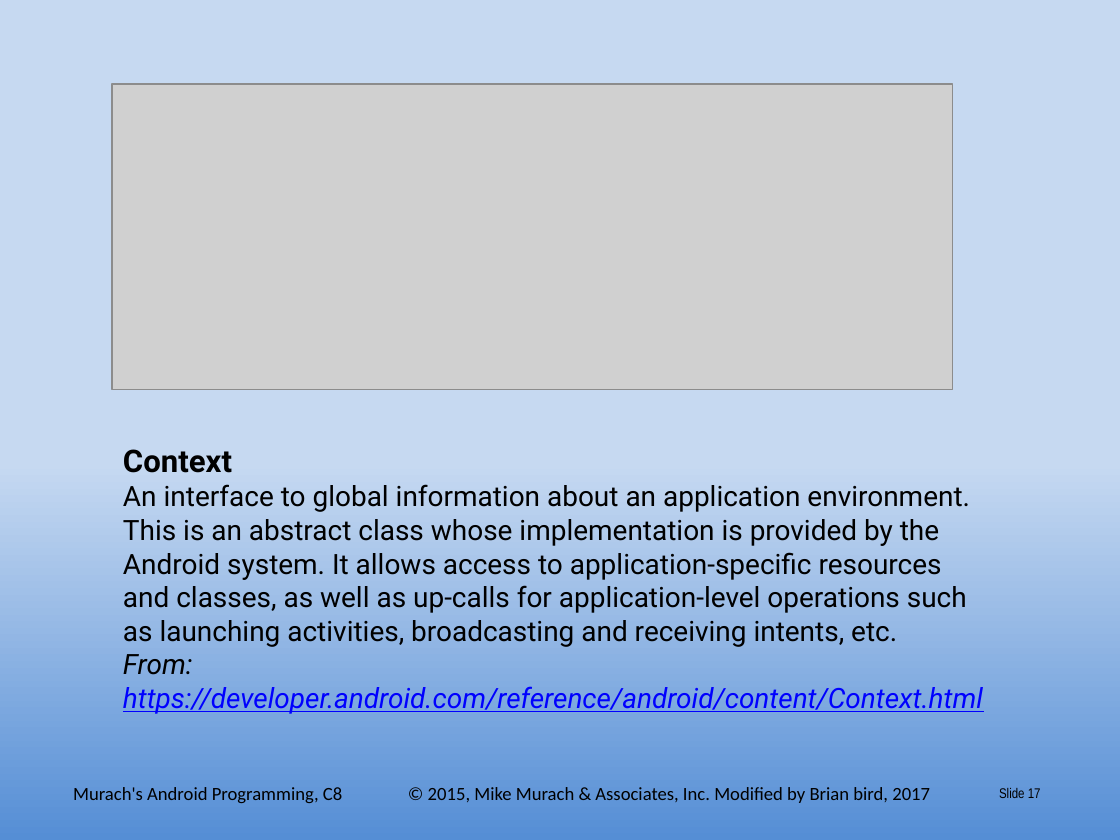
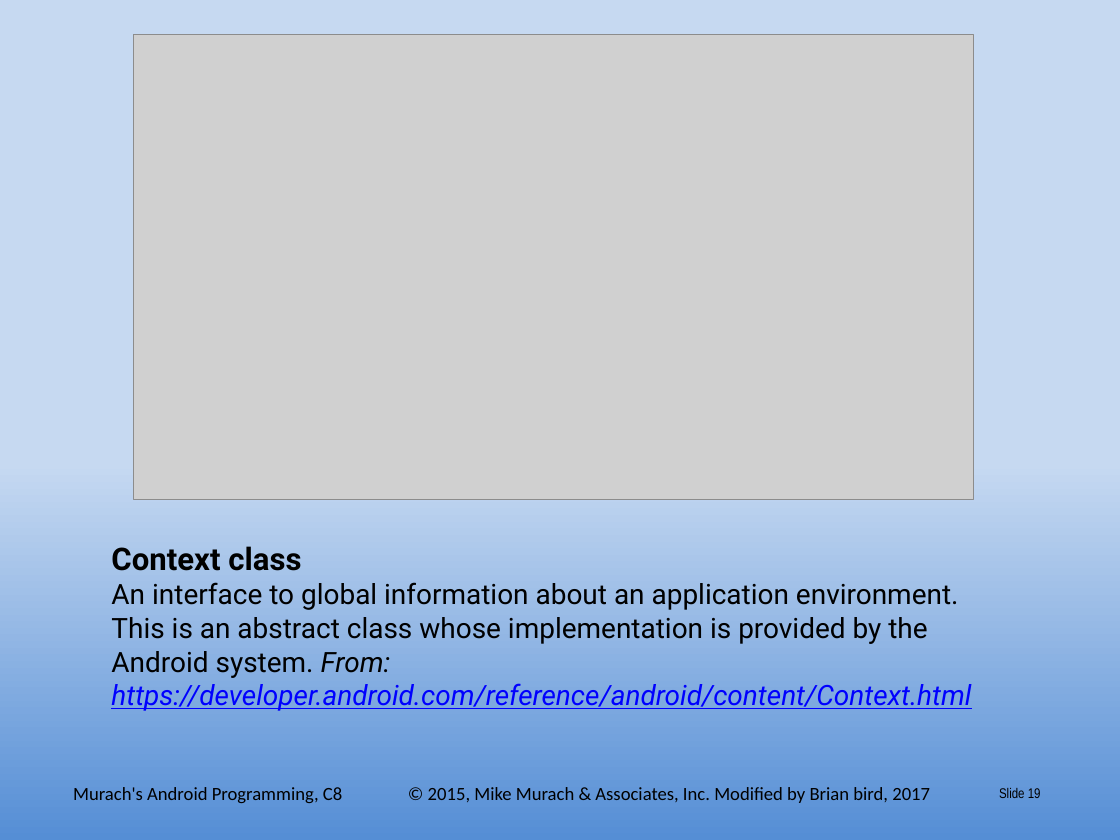
Before and after one commit to UO-CIS/CIS399Android-CourseMaterials, a slide deck: slide 19 of Notes and Slides/CIS399Wk2Day3b-Menu+Settings.pptx (slide 17 before the commit). Drawn at 1120x840 pixels with LibreOffice and Linux fonts; fonts in the diff are those of the drawing; grey boxes stand for pictures. Boxes give left, top, right and bottom in pixels: in the first picture for what was removed or moved away, otherwise in the second. Text is boxed around its words. In the diff, an @@ line names an element or a change of style, - is before the commit and + after.

```diff
--- a/Notes and Slides/CIS399Wk2Day3b-Menu+Settings.pptx
+++ b/Notes and Slides/CIS399Wk2Day3b-Menu+Settings.pptx
@@ picture: place and size @@
-picture at box(112, 84, 953, 390)
+picture at box(133, 35, 973, 500)
@@ text at box(111, 546, 971, 711): text changed @@
-Context
-An interface to global information about an application environment. This is an abstract class whose implementation is provided by the Android system. It allows access to application-specific resources and classes, as well as up-calls for application-level operations such as launching activities, broadcasting and receiving intents, etc.
-From: https://developer.android.com/reference/android/content/Context.html
+Context class
+An interface to global information about an application environment. This is an abstract class whose implementation is provided by the Android system. From: https://developer.android.com/reference/android/content/Context.html
@@ page number at box(999, 788, 1041, 798): text changed @@
-Slide 17
+Slide 19
```
Also in this commit, not shown: 12 other slides changed, 6 slides added, 1 slide removed, 9 other files.
